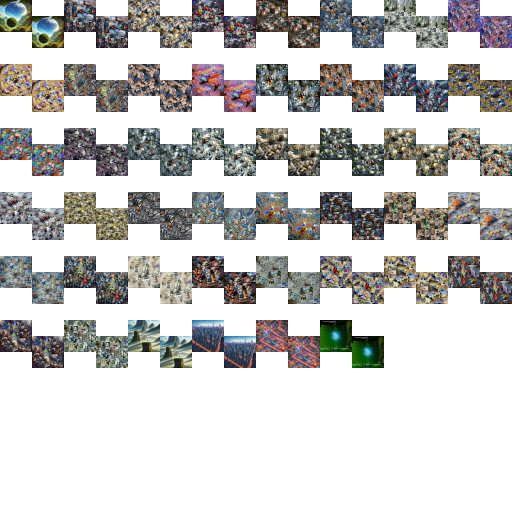
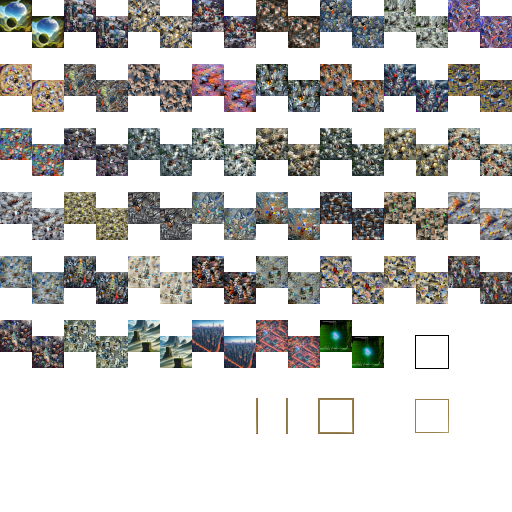
Before/after of a 512 × 512 layered artwork. What changed in the layer stack:
painted on "Background" over [256, 335, 449, 434]
added layer "Layer" over [256, 335, 449, 434]
